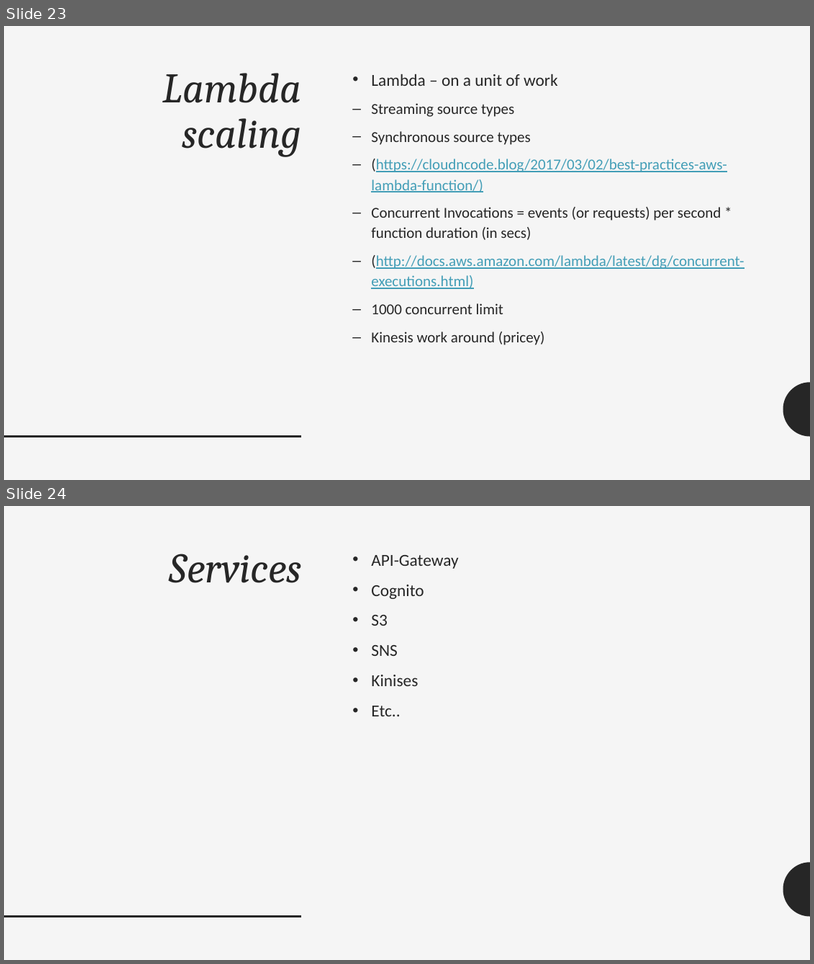
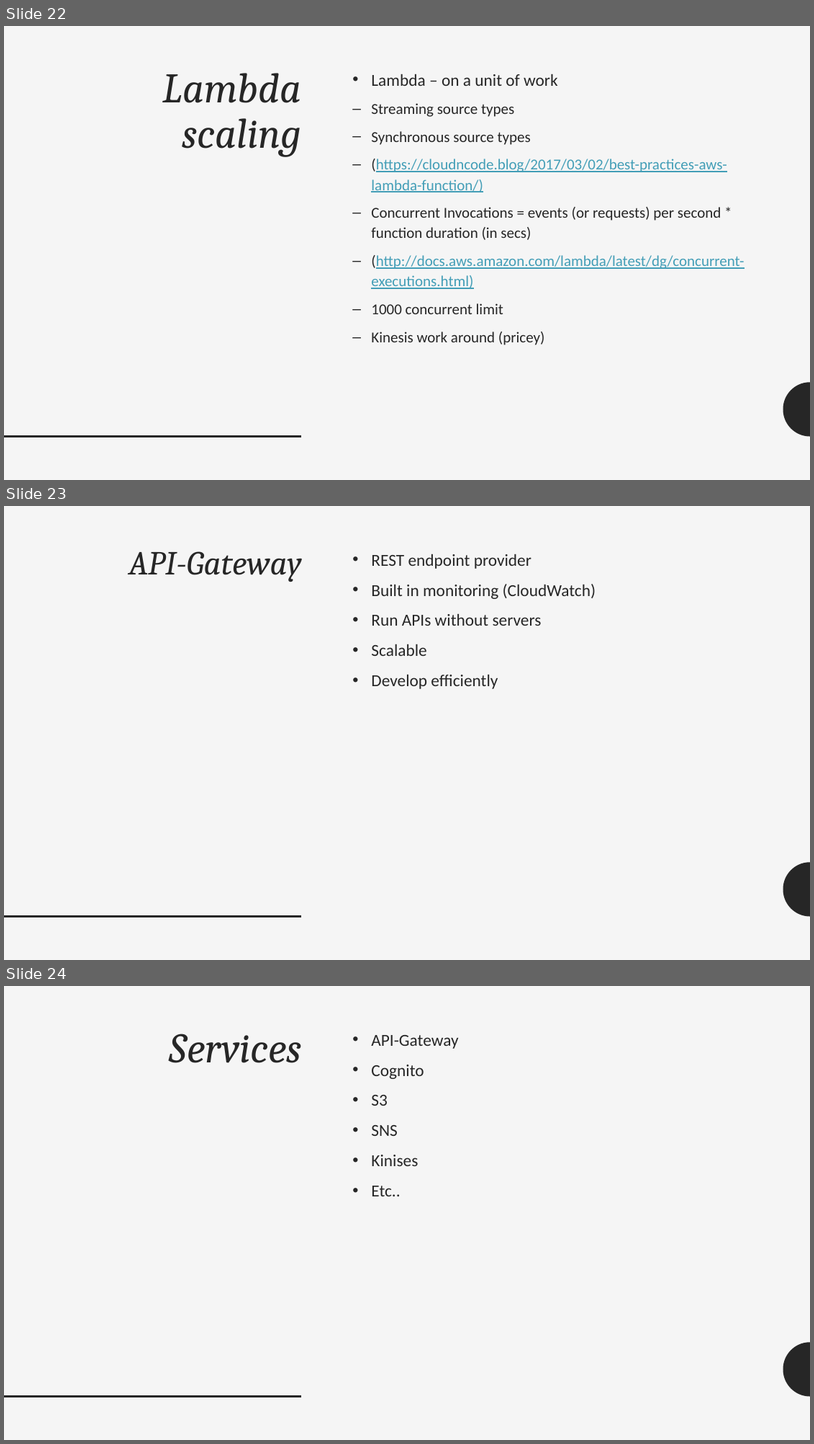
Before and after one commit to adrianpomilio/going-serverless, a slide deck: going-serverless-2017.pptx. Shown one above the other, each under a label of ours: slides 23 and 24 before the commit, slides 22, 23 and 24 after it. The pictures are 814x964 and 814x1444 pixels, drawn with LibreOffice and Linux fonts; fonts in the diff are those of the drawing. Boxes give left, top, right and bottom in pixels: in the first picture for what was removed or moved away, otherwise in the second. Text is boxed around its words. In the diff, an @@ line names an element or a change of style, - is before the commit and + after.

Commit message:
added api-gateway slide

```diff
--- a/going-serverless-2017.pptx
+++ b/going-serverless-2017.pptx
@@ slide 23 added at <box>4,506,810,960</box>, background #F5F5F5; not listed: 2 template elements that a slide beside it also shows @@
@@ title added at <box>129,551,301,582</box>, 40 pt, text #262626, italic @@
+API-Gateway
@@ text added at <box>371,554,596,689</box>, 20 pt, text #262626 @@
+• REST endpoint provider
+• Built in monitoring (CloudWatch)
+• Run APIs without servers
+• Scalable
+• Develop efficiently
@@ what was slide 23 is now slide 22 @@
```
Also in this commit, not shown: 2 other slides added, 3 slides removed.
